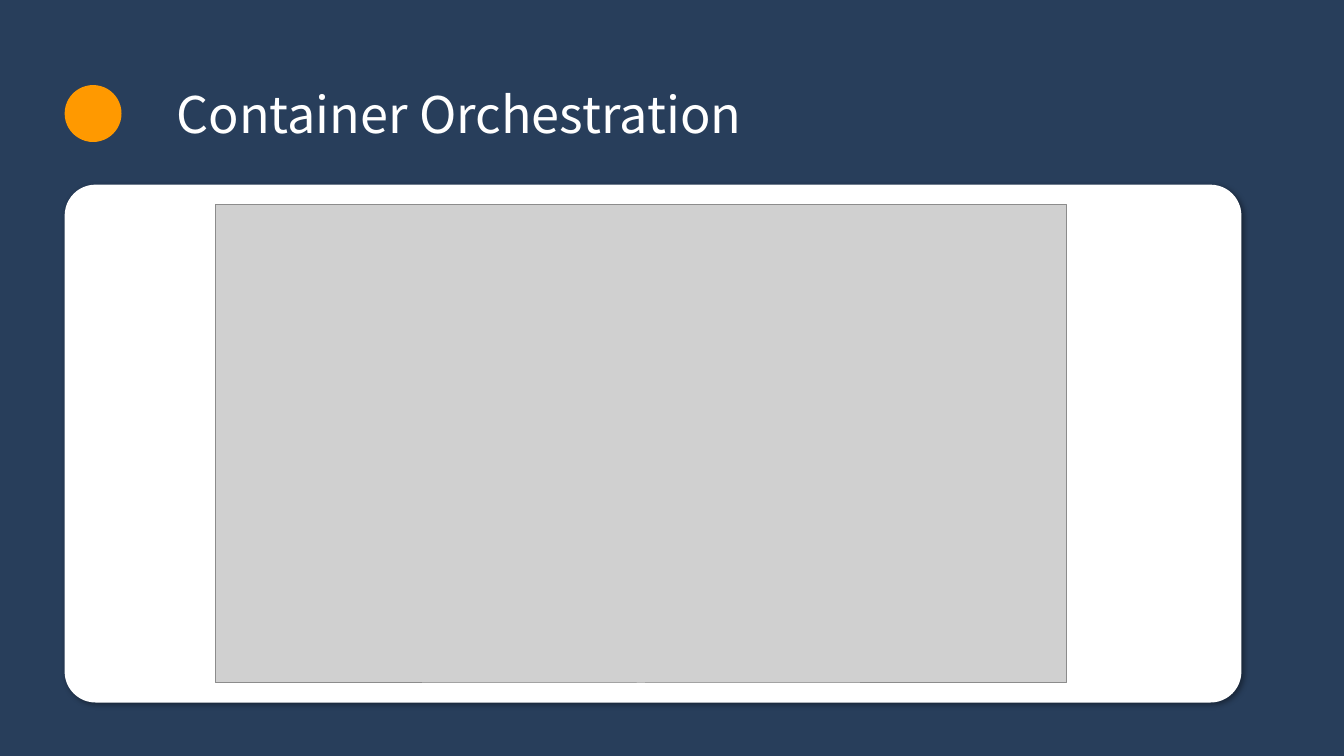
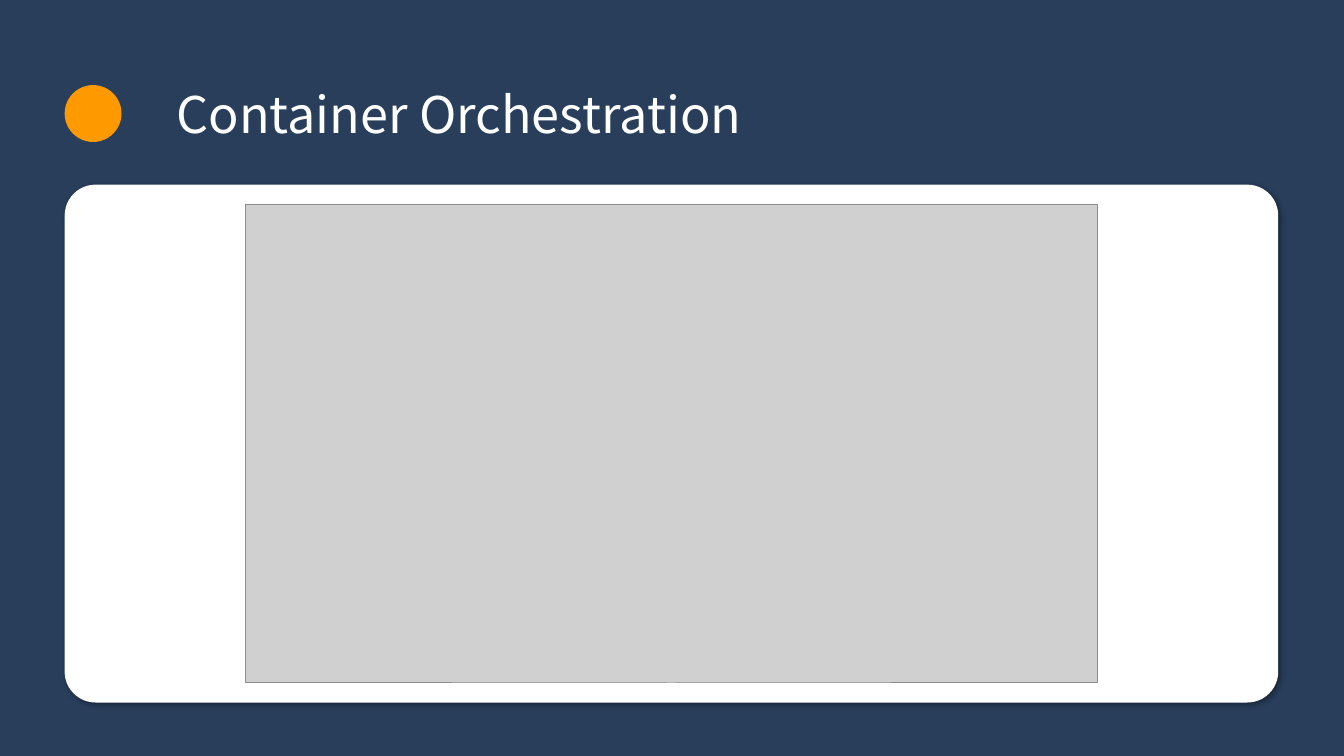
Before and after one commit to SK9604/Ansible, a slide deck: slide 11 of project/group/어때요 갖고싶조.ppsx (slide 10 before the commit). Drawn at 1344x756 pixels with LibreOffice and Linux fonts; fonts in the diff are those of the drawing; grey boxes stand for pictures. Boxes give left, top, right and bottom in pixels: in the first picture for what was removed or moved away, otherwise in the second. Text is boxed around its words. In the diff, an @@ line names an element or a change of style, - is before the commit and + after.

```diff
--- a/project/group/어때요 갖고싶조.ppsx
+++ b/project/group/어때요 갖고싶조.ppsx
@@ rounded rectangle: place and size @@
-rounded rectangle at (65,185,1241,703)
+rounded rectangle at (65,185,1278,703)
@@ picture: place and size @@
-picture at (215,205,1067,684)
+picture at (246,205,1098,684)
```
Also in this commit, not shown: 3 other slides changed, 10 slides added, 9 slides removed.
